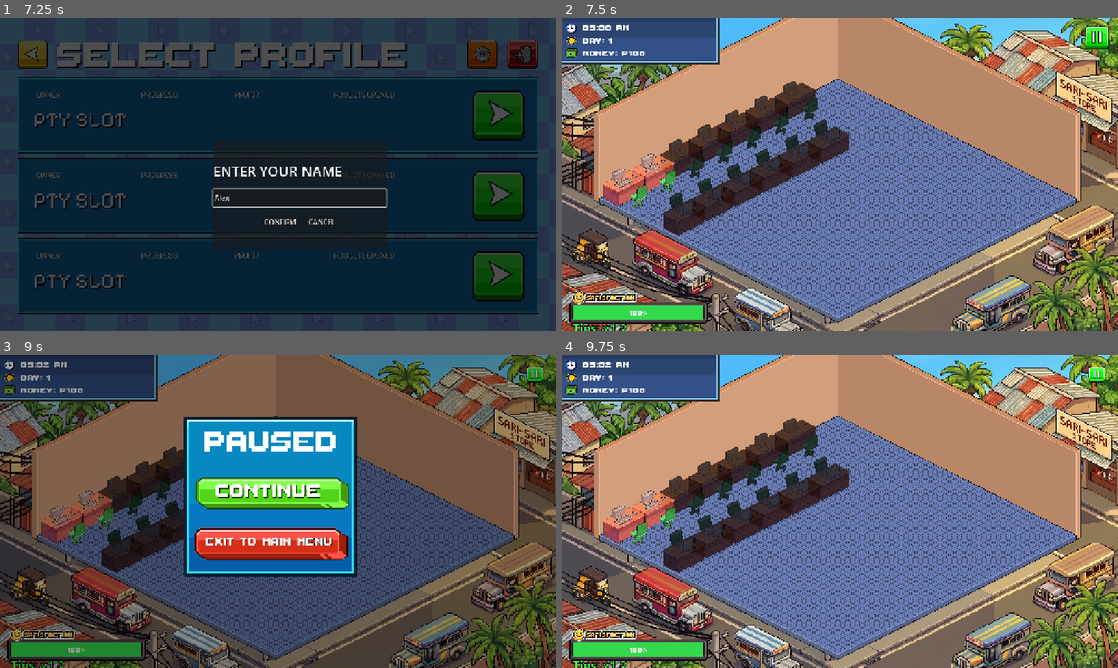
Above: before the commit, frames 1-4 (two rows, left to right).
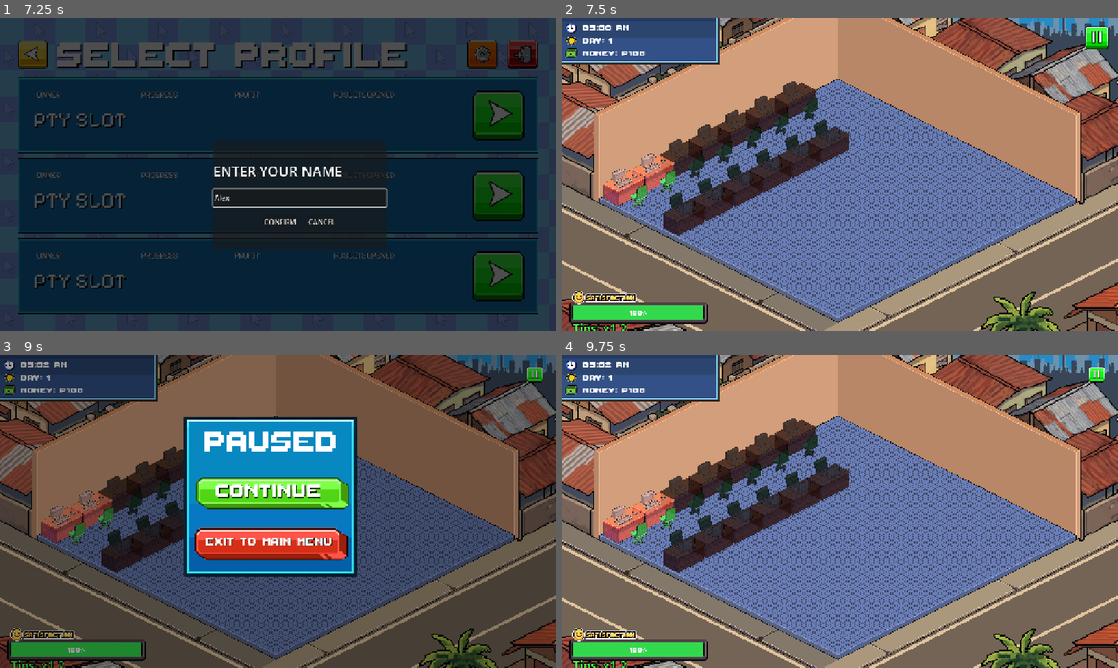
Above: after the commit, the same moments.

Repository: vinnyy-ph/gvd-project-overclocked
Game: Godot game, scene res://ui/main_menu_v2/MainMenuV2.tscn
Same seed, same stepped clock (60 frames per second), same inputs: the game is played once before the commit and once after it. Sound files missing from this copy of the repository are replaced by a short silence.
Inputs (mouse positions are in pixels of both pictures, inside the frame that each line leads up to):
- Up to frame 1 (7.25 s): click (478, 284) at 0.5 s; click "Back" at 1.25 s; click (450, 105) at 2 s; click (278, 115) at 2.75 s; click (300, 199) at 3.52 s; type "Alex" at 3.6 s; click (278, 196) at 4.25 s; click (278, 274) at 5 s; click (483, 55) at 5.75 s; click (33, 55) at 6.5 s
- Up to frame 2 (7.5 s): click "CONFIRM" at 7.25 s
- Up to frame 3 (9 s): click (88, 511) at 8.02 s; click (533, 373) at 8.75 s
- Up to frame 4 (9.75 s): click (834, 492) at 9.5 s

Frame 1 is identical in both runs. In frame 2, 28% of the frame differs, in the area x 0-100%, y 0-100%; in frame 3, 24%; in frame 4, 29%.

Commit message:
Add reusable exit prompt and update shop floor visuals
Introduce a reusable ExitPrompt scene + script for exit confirmation and replace duplicated dynamic UI construction in main_menu_v2 and profile_selection with instantiation of the new scene. Add pause UI textures (yes/no/Group 236) and a shop floor background image (assets/images/shop_floor_bg/1.png) with their Godot import files. Fix and expose camera zoom bounds in shop_floor_scrollable (add min_zoom/max_zoom exports, correct clamp logic for mouse wheel and pinch gestures), update background texture and offsets, and set MainCamera z_index. Overall: centralizes exit prompt UI, fixes zoom clamping bug, and updates visuals/assets.

Diff:
--- a/core/shop_floor/shop_floor_scrollable.gd
+++ b/core/shop_floor/shop_floor_scrollable.gd
@@ -8,6 +8,8 @@
 @onready var multiplier_label = $CanvasLayer/HUD/MultiplierLabel
 
 @export var every_pc_unlocked: bool = false
+@export var min_zoom: float = 0.3
+@export var max_zoom: float = 1.5
 
 @onready var issue_buttons: Array = []
 
@@ -504,17 +506,17 @@
 
 	if event is InputEventMouseButton:
 		if event.button_index == MOUSE_BUTTON_WHEEL_UP and event.pressed:
-			camera.zoom = Vector2(min(camera.zoom.x + 0.1, 1.5), min(camera.zoom.y + 0.1, 1.5))
+			camera.zoom = Vector2(min(camera.zoom.x + 0.1, max_zoom), min(camera.zoom.y + 0.1, max_zoom))
 		elif event.button_index == MOUSE_BUTTON_WHEEL_DOWN and event.pressed:
-			camera.zoom = Vector2(max(camera.zoom.x - 0.1, 0.5), max(camera.zoom.y - 0.1, 0.5))
+			camera.zoom = Vector2(max(camera.zoom.x - 0.1, min_zoom), max(camera.zoom.y - 0.1, min_zoom))
 		elif event.button_index == MOUSE_BUTTON_LEFT:
 			dragging = event.pressed
 			if dragging: last_drag_position = event.position
 		clamp_camera()
 	elif event is InputEventMagnifyGesture:
 		var new_zoom = camera.zoom * event.factor
-		camera.zoom.x = clamp(new_zoom.x, 0.5, 1.5)
-		camera.zoom.y = clamp(new_zoom.y, 0.5, 1.5)
+		camera.zoom.x = clamp(new_zoom.x, min_zoom, max_zoom)
+		camera.zoom.y = clamp(new_zoom.y, min_zoom, max_zoom)
 		clamp_camera()
 	elif event is InputEventMouseMotion and dragging:
 		camera.position.x -= (event.position.x - last_drag_position.x) / camera.zoom.x
--- a/core/shop_floor/shop_floor_scrollable.tscn
+++ b/core/shop_floor/shop_floor_scrollable.tscn
@@ -1,7 +1,7 @@
 [gd_scene format=3 uid="uid://6fse6yyfat1s"]
 
 [ext_resource type="Script" uid="uid://bkk6ks7wascwm" path="res://core/shop_floor/shop_floor_scrollable.gd" id="1_q7epe"]
-[ext_resource type="Texture2D" uid="uid://cf1of7rwo6k5c" path="res://assets/images/bg_shopfloor.png" id="2_3cboq"]
+[ext_resource type="Texture2D" uid="uid://bqpj4a24d7vu0" path="res://assets/images/shop_floor_bg/1.png" id="2_kbbo8"]
 [ext_resource type="Texture2D" uid="uid://ddrbiww8xi3sa" path="res://assets/images/shop_floor/main.png" id="3_8jxs8"]
 [ext_resource type="Texture2D" uid="uid://gjcbhw4gcrqt" path="res://assets/images/issue.png" id="3_eyiyn"]
 [ext_resource type="Texture2D" uid="uid://dwniqpsh0v68s" path="res://assets/images/decorations/floor1.png" id="4_f7hrx"]
@@ -80,13 +80,14 @@
 anchors_preset = 15
 anchor_right = 1.0
 anchor_bottom = 1.0
-offset_left = -123.0
-offset_top = -499.0
-offset_right = 3150.1072
-offset_bottom = 1516.755
+offset_left = 120.0
+offset_top = -627.0
+offset_right = 2904.392
+offset_bottom = 1817.0
 grow_horizontal = 2
 grow_vertical = 2
-texture = ExtResource("2_3cboq")
+texture = ExtResource("2_kbbo8")
+expand_mode = 1
 
 [node name="Background" type="Node2D" parent="World" unique_id=142257243]
 z_index = 2
@@ -570,6 +571,7 @@
 script = ExtResource("11_f7hrx")
 
 [node name="MainCamera" type="Camera2D" parent="." unique_id=743193101]
+z_index = 155
 position = Vector2(640, 724)
 zoom = Vector2(0.5, 0.5)
 limit_left = 0
--- a/ui/main_menu_v2/main_menu_v_2.gd
+++ b/ui/main_menu_v2/main_menu_v_2.gd
@@ -81,46 +81,9 @@
 	_show_exit_confirmation()
 
 func _show_exit_confirmation() -> void:
-	var dialog = ColorRect.new()
-	dialog.name = "ExitConfirmation"
-	dialog.color = Color(0, 0, 0, 0.8)
-	dialog.set_anchors_and_offsets_preset(Control.PRESET_FULL_RECT)
-	add_child(dialog)
-
-	var panel = PanelContainer.new()
-	panel.custom_minimum_size = Vector2(400, 200)
-	dialog.add_child(panel)
-	panel.set_anchors_and_offsets_preset(Control.PRESET_CENTER)
-
-	var vbox = VBoxContainer.new()
-	vbox.set("theme_override_constants/separation", 30)
-	vbox.alignment = BoxContainer.ALIGNMENT_CENTER
-	panel.add_child(vbox)
-
-	var label = Label.new()
-	label.text = "ARE YOU SURE YOU WANT TO EXIT?"
-	label.horizontal_alignment = HORIZONTAL_ALIGNMENT_CENTER
-	vbox.add_child(label)
-
-	var hbox = HBoxContainer.new()
-	hbox.set("theme_override_constants/separation", 50)
-	hbox.alignment = BoxContainer.ALIGNMENT_CENTER
-	vbox.add_child(hbox)
-
-	var yes_btn = Button.new()
-	yes_btn.text = " YES "
-	yes_btn.pressed.connect(func(): get_tree().quit())
-	hbox.add_child(yes_btn)
-
-	var no_btn = Button.new()
-	no_btn.text = " NO "
-	no_btn.pressed.connect(func(): dialog.queue_free())
-	hbox.add_child(no_btn)
-
-	# Optional: Apply GameManager button effects if they exist
-	if GameManager.has_method("setup_button_effect"):
-		GameManager.setup_button_effect(yes_btn)
-		GameManager.setup_button_effect(no_btn)
+	var exit_prompt_scene = load("res://ui/pause/ExitPrompt.tscn")
+	var exit_prompt = exit_prompt_scene.instantiate()
+	add_child(exit_prompt)
 
 func _on_new_game_button_pressed() -> void:
 	get_tree().change_scene_to_file("res://ui/profile_selection/profile_selection.tscn")
--- /dev/null
+++ b/ui/pause/ExitPrompt.tscn
@@ -0,0 +1,55 @@
+[gd_scene format=3 uid="uid://fbjpwcvtgf7r"]
+
+[ext_resource type="Texture2D" uid="uid://cd27bc4jpn3u0" path="res://assets/images/ui/pause/Group 236.png" id="1_qt8gt"]
+[ext_resource type="Script" uid="uid://2ws5b1jbendq" path="res://ui/pause/exit_prompt.gd" id="1_xf6kn"]
+[ext_resource type="Texture2D" uid="uid://cebt1tfhqvibu" path="res://assets/images/ui/pause/yes.png" id="3_jx1pk"]
+[ext_resource type="Texture2D" uid="uid://cnq1erlmbfrpw" path="res://assets/images/ui/pause/no.png" id="3_oxhhd"]
+
+[node name="ExitPrompt" type="Control" unique_id=344269822]
+layout_mode = 3
+anchors_preset = 15
+anchor_right = 1.0
+anchor_bottom = 1.0
+grow_horizontal = 2
+grow_vertical = 2
+script = ExtResource("1_xf6kn")
+
+[node name="DimBackground" type="ColorRect" parent="." unique_id=1677402044]
+layout_mode = 0
+color = Color(0, 0, 0, 0.8)
+
+[node name="TextureRect" type="TextureRect" parent="." unique_id=2125602430]
+layout_mode = 1
+anchors_preset = 8
+anchor_left = 0.5
+anchor_top = 0.5
+anchor_right = 0.5
+anchor_bottom = 0.5
+offset_left = -341.25
+offset_top = -161.25
+offset_right = 341.25
+offset_bottom = 161.25
+grow_horizontal = 2
+grow_vertical = 2
+texture = ExtResource("1_qt8gt")
+expand_mode = 2
+
+[node name="Yes" type="TextureButton" parent="TextureRect" unique_id=122870754]
+layout_mode = 0
+offset_left = 42.25
+offset_top = 148.25
+offset_right = 340.25
+offset_bottom = 223.00838
+texture_normal = ExtResource("3_jx1pk")
+ignore_texture_size = true
+stretch_mode = 0
+
+[node name="No" type="TextureButton" parent="TextureRect" unique_id=1399371937]
+layout_mode = 0
+offset_left = 341.25
+offset_top = 152.25
+offset_right = 639.25
+offset_bottom = 227.00836
+texture_normal = ExtResource("3_oxhhd")
+ignore_texture_size = true
+stretch_mode = 0
--- /dev/null
+++ b/ui/pause/exit_prompt.gd
@@ -0,0 +1,29 @@
+extends Control
+
+signal confirmed
+signal cancelled
+
+@onready var yes_button: TextureButton = $TextureRect/Yes
+@onready var no_button: TextureButton = $TextureRect/No
+
+func _ready() -> void:
+	# Connect signals
+	yes_button.pressed.connect(_on_yes_pressed)
+	no_button.pressed.connect(_on_no_pressed)
+
+	# Apply effects
+	if GameManager.has_method("setup_button_effect"):
+		GameManager.setup_button_effect(yes_button)
+		GameManager.setup_button_effect(no_button)
+
+	# Ensure the dimmed background fills the screen
+	if has_node("DimBackground"):
+		$DimBackground.set_anchors_and_offsets_preset(Control.PRESET_FULL_RECT)
+
+func _on_yes_pressed() -> void:
+	confirmed.emit()
+	get_tree().quit()
+
+func _on_no_pressed() -> void:
+	cancelled.emit()
+	queue_free()
--- a/ui/profile_selection/profile_selection.gd
+++ b/ui/profile_selection/profile_selection.gd
@@ -96,43 +96,6 @@
 	_show_exit_confirmation()
 
 func _show_exit_confirmation() -> void:
-	var dialog = ColorRect.new()
-	dialog.name = "ExitConfirmation"
-	dialog.color = Color(0, 0, 0, 0.8)
-	dialog.set_anchors_and_offsets_preset(Control.PRESET_FULL_RECT)
-	add_child(dialog)
-
-	var panel = PanelContainer.new()
-	panel.custom_minimum_size = Vector2(400, 200)
-	dialog.add_child(panel)
-	panel.set_anchors_and_offsets_preset(Control.PRESET_CENTER)
-
-	var vbox = VBoxContainer.new()
-	vbox.set("theme_override_constants/separation", 30)
-	vbox.alignment = BoxContainer.ALIGNMENT_CENTER
-	panel.add_child(vbox)
-
-	var label = Label.new()
-	label.text = "ARE YOU SURE YOU WANT TO EXIT?"
-	label.horizontal_alignment = HORIZONTAL_ALIGNMENT_CENTER
-	vbox.add_child(label)
-
-	var hbox = HBoxContainer.new()
-	hbox.set("theme_override_constants/separation", 50)
-	hbox.alignment = BoxContainer.ALIGNMENT_CENTER
-	vbox.add_child(hbox)
-
-	var yes_btn = Button.new()
-	yes_btn.text = " YES "
-	yes_btn.pressed.connect(func(): get_tree().quit())
-	hbox.add_child(yes_btn)
-
-	var no_btn = Button.new()
-	no_btn.text = " NO "
-	no_btn.pressed.connect(func(): dialog.queue_free())
-	hbox.add_child(no_btn)
-
-	# Optional: Apply GameManager button effects if they exist
-	if GameManager.has_method("setup_button_effect"):
-		GameManager.setup_button_effect(yes_btn)
-		GameManager.setup_button_effect(no_btn)
+	var exit_prompt_scene = load("res://ui/pause/ExitPrompt.tscn")
+	var exit_prompt = exit_prompt_scene.instantiate()
+	add_child(exit_prompt)
Binary file added: assets/images/shop_floor_bg/1.png
Not shown, added: assets/images/shop_floor_bg/1.png.import
Binary file added: assets/images/ui/pause/Group 236.png
Not shown, added: assets/images/ui/pause/Group 236.png.import
Binary file added: assets/images/ui/pause/no.png
Not shown, added: assets/images/ui/pause/no.png.import
Binary file added: assets/images/ui/pause/yes.png
Not shown, added: assets/images/ui/pause/yes.png.import
Not shown, added: ui/pause/exit_prompt.gd.uid
